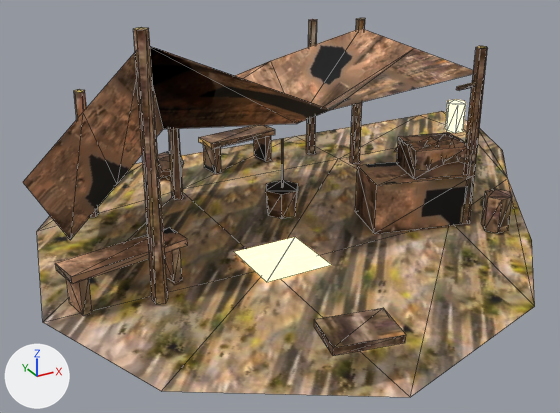
Two versions of the glTF model godot/project/assets/forest_rescue/landmarks/lf_env_camp_props_LOD2.glb, one commit apart.
One viewpoint serves both versions: a 50 mm camera at (-4.3, -7.91, 4.1) aimed at (-0.15, -0.37, 0.33). The axes (+X, +Y, +Z) are drawn at lower left. The lights are the same throughout. The picture after the commit comes second. Mesh edges are drawn as thin lines. Where no turn or scale is listed for an object, it has been applied to the vertices. Vertices at exactly the same position are counted once.

The first picture shows 'lf_env_camp_props_LOD2', 'lf_env_camp_props_base_LOD2', 'lf_env_camp_props_cloth_LOD2'.
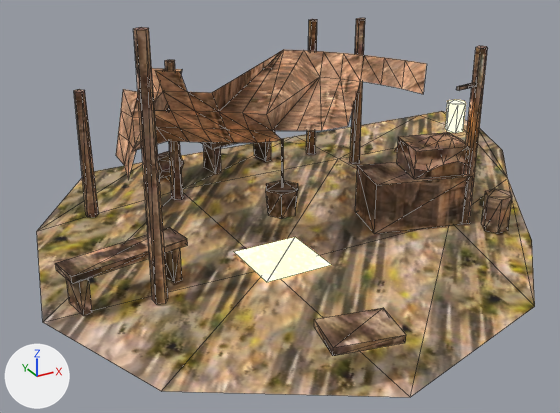
Pixel boxes [x1, y1, x2, y2] of what changed, in the pictures (560 x 413 px):
'lf_env_camp_props_cloth_LOD2', reshaped (31% narrower, 38% shorter)
    before: [23, 29, 475, 240]
    after: [116, 49, 426, 180]
part 2 of me_lf_env_camp_props_lod2, surface changed
    both: [55, 18, 512, 356]

Patch to the scene script:
```diff
--- a/godot/project/assets/forest_rescue/landmarks/lf_env_camp_props_LOD2.glb.py
+++ b/godot/project/assets/forest_rescue/landmarks/lf_env_camp_props_LOD2.glb.py
@@ me_lf_env_camp_props_cloth_lod2 @@
 # used by ob_lf_env_camp_props_cloth_lod2; location = (0.0, 0.0, 0.0)
-me_lf_env_camp_props_cloth_lod2.from_pydata(...)  # 15 vertices, 16 faces; spans x -3.21..2.02, y -1.22..1.24, z 0.23..2.65
+me_lf_env_camp_props_cloth_lod2.from_pydata(...)  # 57 vertices, 70 faces; spans x -1.86..1.91, y -1.21..2.74, z 0.41..2.34
+# me_lf_env_camp_props_cloth_lod2 part 1: the whole mesh is rebuilt
 me_lf_env_camp_props_cloth_lod2.materials.append(mat_lf_env_camp_props_lod2_cloth)
@@ me_lf_env_camp_props_lod2 @@
 me_lf_env_camp_props_lod2.from_pydata(...)  # 220 vertices, 318 faces; spans x -2.95..2.4, y -3.49..2.31, z 0.0..2.78
 # used by ob_lf_env_camp_props_lod2_1; location = (0.0, 0.0, 0.0)
+# me_lf_env_camp_props_lod2 part 2: texture (UV) coordinates of 318 of 318 faces, centred in x -2.93..2.38, y -3.45..2.26, z 0.0..2.78, changed; they spanned u 0.0..1.0, v 0.0..0.97 and now span u 0.13..1.0, v 0.0..0.95
 me_lf_env_camp_props_lod2.materials.append(mat_lf_env_camp_props_lod2_cloth)
```
